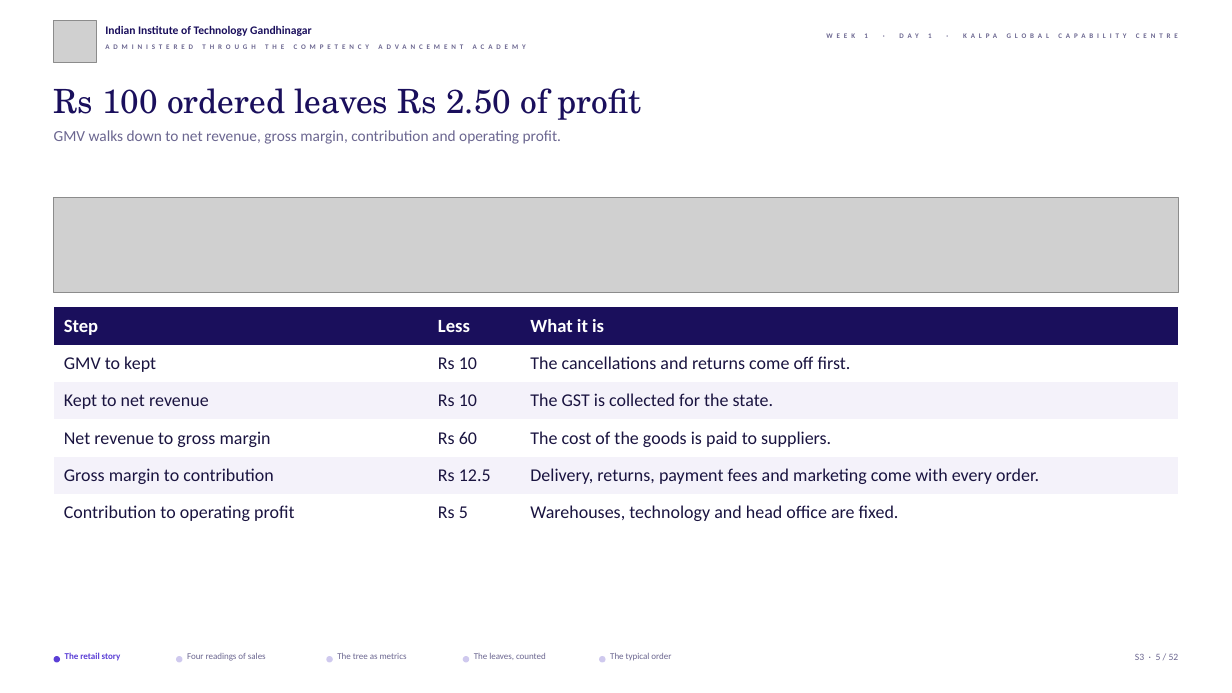
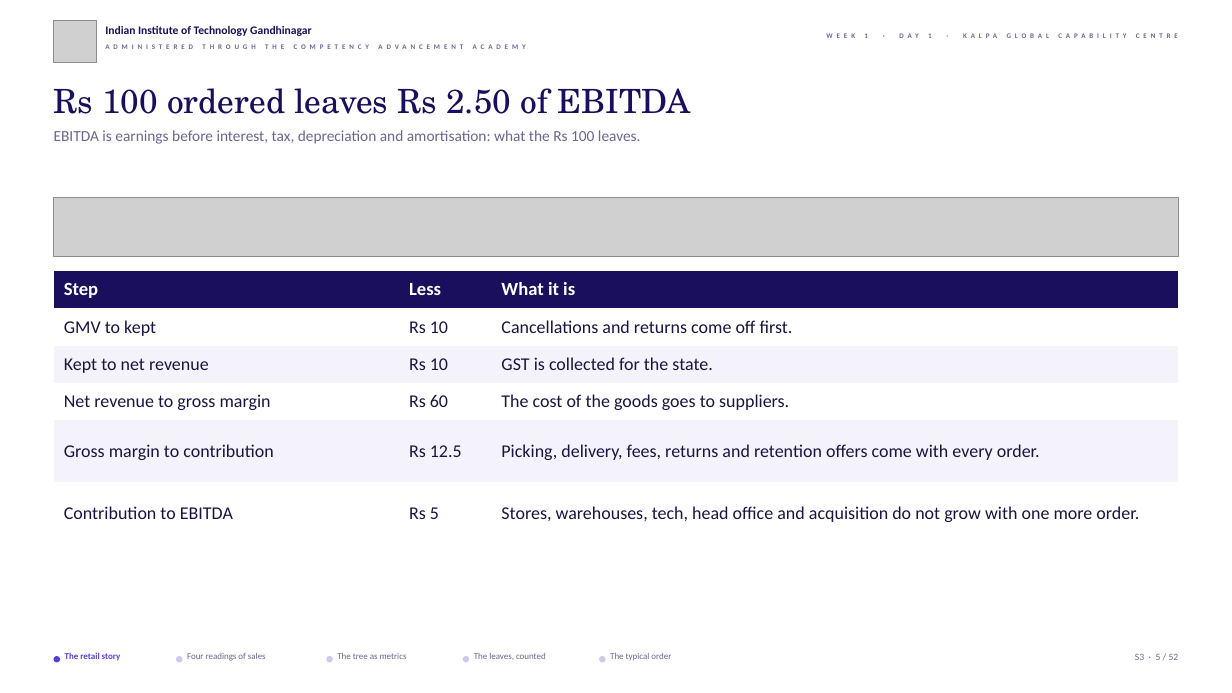
Before and after one commit to fde-academy-lab/c2-content-factory, a slide deck: slide 5 of content/W01/D1/slides/C2_W01_D01_half1_STUDENT.pptx. Drawn at 1232x693 pixels with LibreOffice and Linux fonts; fonts in the diff are those of the drawing; grey boxes stand for pictures; background and template pictures are left out. Boxes give left, top, right and bottom in pixels: in the first picture for what was removed or moved away, otherwise in the second. Text is boxed around its words. In the diff, an @@ line names an element or a change of style, - is before the commit and + after.

```diff
--- a/content/W01/D1/slides/C2_W01_D01_half1_STUDENT.pptx
+++ b/content/W01/D1/slides/C2_W01_D01_half1_STUDENT.pptx
@@ text at [54, 88, 691, 114]: text changed @@
-Rs 100 ordered leaves Rs 2.50 of profit
+Rs 100 ordered leaves Rs 2.50 of EBITDA
@@ text at [54, 130, 641, 144]: text changed @@
-GMV walks down to net revenue, gross margin, contribution and operating profit.
+EBITDA is earnings before interest, tax, depreciation and amortisation: what the Rs 100 leaves.
@@ picture: place and size @@
-picture at [54, 198, 1178, 293]
+picture at [54, 198, 1178, 256]
@@ table at [54, 271, 1179, 544] @@
-row 2, column 3: The cancellations and returns come off first.
+row 2, column 3: Cancellations and returns come off first.
-row 3, column 3: The GST is collected for the state.
+row 3, column 3: GST is collected for the state.
-row 4, column 3: The cost of the goods is paid to suppliers.
+row 4, column 3: The cost of the goods goes to suppliers.
-row 5, column 3: Delivery, returns, payment fees and marketing come with every order.
+row 5, column 3: Picking, delivery, fees, returns and retention offers come with every order.
-row 6, column 1: Contribution to operating profit
+row 6, column 1: Contribution to EBITDA
-row 6, column 3: Warehouses, technology and head office are fixed.
+row 6, column 3: Stores, warehouses, tech, head office and acquisition do not grow with one more order.
@@ table: place and size @@
-table at [54, 308, 1178, 532]
+table at [54, 271, 1179, 544]
```
Also in this commit, not shown: 7 other slides changed, 16 other files.
